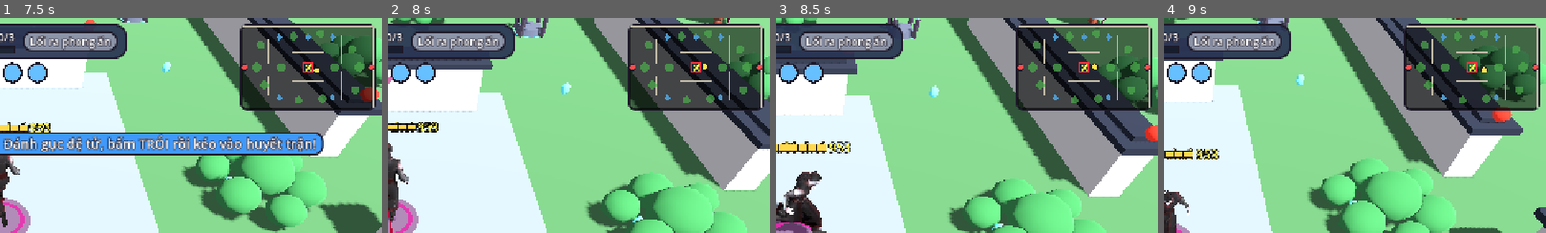
Above: before the commit, frames 1-4 (left to right).
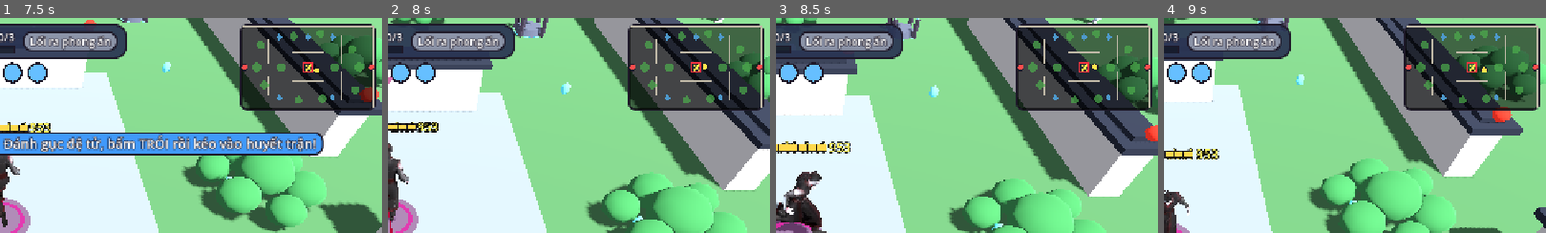
Above: after the commit, the same moments.

Repository: quanace11/gametienty
Game: Godot game, scene res://main.tscn
Two runs of this game, one before a commit and one after it. Both use one fixed random seed, a clock stepped at 60 frames per second and the inputs below.
Inputs (mouse positions are % of the whole screen's width and height, from its top left):
- Up to frame 1 (7.5 s): click "MA TU" at 0.5 s; drag from (90, 11) to (60, 28) at 1.27 s; drag from (30, 55) to (45, 70) at 2.02 s; move the mouse to (60, 28) at 2.77 s; hold D (move_right) 2.78-3.5 s; tap Tab (spectate_next) at 2.85 s; drag from (45, 70) to (20, 35) at 3.52 s; move the mouse to (80, 65) at 4.27 s; hold A (move_left) 4.28-5 s; tap R at 4.35 s; tap Space at 4.52 s; drag from (20, 35) to (35, 25) at 5.02 s; move the mouse to (55, 50) at 5.77 s; hold S (move_down) 5.78-6.5 s; tap G at 5.85 s; click (55, 50) at 5.92 s; drag from (35, 25) to (30, 55) at 6.52 s; move the mouse to (72, 45) at 7.27 s; hold W (move_up) from 7.28 s (still down); tap Shift (dash) at 7.35 s
- Up to frame 2 (8 s): keep holding W (move_up); tap Space at 7.52 s
- Up to frame 3 (8.5 s): release W (move_up) at 8 s; drag from (30, 55) to (45, 70) at 8.02 s
- Up to frame 4 (9 s): move the mouse to (60, 28) at 8.77 s; hold S (move_down) from 8.78 s (still down); tap Tab (spectate_next) at 8.85 s
The pictures show only the part of the screen within x 50-100%, y 0-50%; the shares and areas given below are measured in that part.

Frame 1 is identical in both runs. In frame 2, 0.2% of the frame differs, in the area x 77-90%, y 0-3%; in frame 3, 0.3%, in the area x 73-87%, y 0-5%; in frame 4, less than 0.1%.

Commit message:
Người trốn dùng kiếm tu của dự án, gục thì bò
Thay Mage của KayKit bằng kiếm tu gắn xương AccuRig, 3 mức đồ họa
(~6k / 20k / 60k tam giác). Động tác Mage chuyển sang khung xương của
kiếm tu, thêm động tác gục bò (Crawl) phát theo quãng đường bò được.
Bỏ 3 tệp đệ tử cũ không còn dùng.

Co-Authored-By: Claude Opus 5.5 (1M context) <noreply@anthropic.com>
Claude-Session: https://claude.ai/code/session_01C7tkyEiYdqTZQg2wAYwBLZ

Diff:
--- a/Player/player_character.gd
+++ b/Player/player_character.gd
@@ -11,9 +11,9 @@
 ## Nút thẻ đạo cụ (skill_1..4) do Core + Items xử lý, file này chỉ lo bị hất
 ## tung (server_launch) khi giẫm đệm lò xo.
 ## Mọi quyết định đúng/sai nằm ở GameState; file này chỉ chọn điểm ngắm và vị trí.
-## Hình: thợ săn là ma tu của dự án, người trốn là Mage của bộ KayKit Adventurers
-## (CC0). Cả hai dùng động tác KayKit (ma tu dùng bản đã chuyển sang khung xương
-## của nó), đặt thẳng lên khung xương (_pose_bones). Thợ săn có ma khí tím
+## Hình: thợ săn là ma tu, người trốn là kiếm tu (đệ tử) của dự án. Cả hai dùng
+## động tác KayKit (CC0) đã chuyển sang khung xương của mình, đặt thẳng lên khung
+## xương (_pose_bones); người trốn gục thì bò. Thợ săn có ma khí tím
 ## đỏ dưới chân để nhận ra từ xa.
 ## Tư thế chọn trên mọi máy theo trạng thái + tốc độ, không gửi qua mạng.
 ## Hình (model, tên, vòng đỏ) nằm trong một node riêng, mỗi frame vẽ được nội
@@ -40,18 +40,18 @@
 # Thợ săn: ma tu của dự án (gắn xương AccuRig), mỗi mức đồ họa một tệp
 # (ProjectSettings "game/graphics_quality": 0 Thấp ~6k tam giác, 1 Vừa ~20k, 2 Cao ~60k).
 # Động tác KayKit đã chuyển sẵn sang khung xương của nó, 18 xương chính mang tên
-# KayKit (Player/tools/retarget/). Người trốn: Mage của KayKit Adventurers 1.0
-# (Kay Lousberg, CC0, ~6k tam giác, khung xương và 76 động tác). Gốc ở chân, nhìn về +Z.
+# KayKit (Player/tools/retarget/). Người trốn: kiếm tu (đệ tử) của dự án, làm y như vậy,
+# động tác lấy từ Mage của KayKit cộng thêm gục bò. Gốc ở chân, nhìn về +Z.
 const MODELS := {
 	true: ["res://Player/models/ma_tu/ma_tu_thap.glb", "res://Player/models/ma_tu/ma_tu_vua.glb", "res://Player/models/ma_tu/ma_tu_cao.glb"],
-	false: ["res://Player/models/kaykit/Mage.glb"],
+	false: ["res://Player/models/de_tu/de_tu_thap.glb", "res://Player/models/de_tu/de_tu_vua.glb", "res://Player/models/de_tu/de_tu_cao.glb"],
 }
 const QUALITY_SETTING := "game/graphics_quality"
-const MODEL_HEIGHT := {true: 1.85, false: 2.2} # đơn vị mô hình, từ chân tới đỉnh đầu (không tính mũ, búi tóc)
+const MODEL_HEIGHT := {true: 1.85, false: 1.85} # đơn vị mô hình, từ chân tới đỉnh đầu (không tính mũ, búi tóc)
 const WEAPONS := {true: "1H_Axe", false: ""} # vũ khí cầm tay giữ lại, các món khác trong tệp bỏ đi
 const HUNTER_TALL := 2.05 # mét
 const ESCAPEE_TALL := 1.9
-const LABEL_HEIGHT := 2.7 # mét, tên trên đầu (cao hơn mũ phù thủy)
+const LABEL_HEIGHT := 2.7 # mét, tên trên đầu
 const RUN_SPEED_MIN := 0.6 # m/s, chậm hơn thì đứng yên
 const POSE_SPEED := 10.0 # mô hình không xương: cả người đổi tư thế mượt theo tốc độ này
 # Tên động tác trong game -> tên động tác trong tệp. Chỉ Stand và Run bắt buộc; tệp
@@ -61,12 +61,12 @@
 	"Stand": "Idle", "Walk": "Walking_A", "Run": "Running_A",
 	"Attack": "Spellcast_Shoot", "Grab": "1H_Melee_Attack_Chop", "Drag": "Drag",
 	"Throw": "Throw", "Hit": "Hit_A",
-	"Lie": "Lie_Idle", "Sit": "Sit_Floor_Idle", "Jump": "Jump_Idle", "PickUp": "PickUp",
+	"Lie": "Lie_Idle", "Crawl": "Crawl", "Sit": "Sit_Floor_Idle", "Jump": "Jump_Idle", "PickUp": "PickUp",
 }
 # Tốc độ đi / chạy của động tác gốc (đơn vị mô hình mỗi giây, đo theo bàn chân chạm
 # đất) và lúc chân trái ra trước nhất (phần chu kỳ), để đi và chạy cùng pha.
-# Ma tu cao hơn KayKit nên động tác đã chuyển bước dài hơn theo tỉ lệ chiều cao hông (x2,65).
-const CLIP_SPEED := {true: {"Walk": 1.67, "Run": 5.82}, false: {"Walk": 0.63, "Run": 2.2}}
+# Ma tu, đệ tử cao hơn KayKit nên động tác đã chuyển bước dài hơn theo tỉ lệ chiều cao hông (x2,65).
+const CLIP_SPEED := {true: {"Walk": 1.67, "Run": 5.82}, false: {"Walk": 1.67, "Run": 5.82}}
 const CLIP_PHASE := {"Walk": 0.84, "Run": 0.0}
 const MAX_RATE := 1.8 # phát nhanh nhất chừng này lần tốc độ gốc; nhanh hơn thì chân trượt chút
 const BONES: Array[String] = ["hips", "spine", "chest", "head",
@@ -77,6 +77,7 @@
 	THIGH_R, SHIN_R, FOOT_R, TOES_R }
 const WALK_TO_RUN := Vector2(2.0, 3.4) # m/s: chậm hơn x thì đi bộ hẳn, nhanh hơn y thì chạy hẳn
 const FADE_TIME := 0.2 # giây trộn khi đổi động tác nền (đứng dậy, ngã, nhảy...)
+const CRAWL_STRIDE := 0.35 # mét bò được mỗi chu kỳ động tác Crawl (đứng yên thì dừng động tác)
 const PICKUP_HOLD := 0.5 # giây trong động tác cúi nhặt lúc ngồi thấp nhất (giữ khi cạy rương)
 const ONESHOT_RATE := {"Attack": 1.6, "Grab": 1.6, "Throw": 2.0, "Hit": 1.3}
 const DRAG_FADE := 6.0 # tay phải đưa ra sau / thu về khi bắt đầu / thôi kéo người (lần mỗi giây) # phát nhanh hơn gốc cho đòn gọn
@@ -105,10 +106,11 @@
 var _dragging := false # thợ săn đang kéo người (đọc từ luật, mọi máy)
 var _drag_w := 0.0 # độ chồng tư thế kéo lên tay phải (0..1)
 var _move_phase := 0.0 # pha bước đi / chạy (0..1), cộng dồn theo quãng đường
+var _crawl_phase := 0.0 # pha bò lúc gục (0..1), cộng dồn theo quãng đường
 var _safes: Array[Node] = [] # rương trên bản đồ (lấy một lần)
 var _chest: Node3D # rương đang cạy (đứng yên trong vùng rương chưa mở xong), null = không
 var _chest_check_left := 0.0
-var _anim_name := "" # động tác nền: Move (đứng / đi / chạy), Lie, Sit, Jump, PickUp
+var _anim_name := "" # động tác nền: Move (đứng / đi / chạy), Lie, Crawl, Sit, Jump, PickUp
 var _oneshot_name := "" # tư thế một lần đang phát (Attack, Throw, Hit), "" = không
 var _oneshot_time := 0.0
 var _oneshot_length := 0.0
@@ -337,7 +339,9 @@
 			_oneshot_name = ""
 	var base := "Move"
 	match state:
-		GameTypes.PlayerState.DOWNED, GameTypes.PlayerState.CARRIED:
+		GameTypes.PlayerState.DOWNED:
+			base = "Crawl" if _clips.has("Crawl") else "Lie"
+		GameTypes.PlayerState.CARRIED:
 			base = "Lie"
 		GameTypes.PlayerState.IMPRISONED:
 			base = "Sit"
@@ -377,7 +381,7 @@
 	var pitch := 0.0
 	var squash := 1.0
 	match _anim_name:
-		"Lie":
+		"Lie", "Crawl":
 			pitch = PI / 2.0
 		"Sit":
 			squash = 0.62
@@ -399,6 +403,10 @@
 	match _anim_name:
 		"Move":
 			_pose_move(delta)
+		"Crawl": # gục bò: tay chân chỉ chuyển khi đang bò đi
+			var crawl := _clips["Crawl"] as Animation
+			_crawl_phase = fmod(_crawl_phase + delta * _speed / CRAWL_STRIDE, 1.0)
+			_hips_out = _sample("Crawl", _crawl_phase * crawl.length, _pose_out)
 		"PickUp": # ngồi xổm cạy rương: dừng ở lúc cúi thấp nhất
 			_hips_out = _sample("PickUp", minf(t, PICKUP_HOLD), _pose_out)
 		_:
--- a/Player/tools/retarget/bake_retarget.gd
+++ b/Player/tools/retarget/bake_retarget.gd
@@ -15,8 +15,15 @@
 	"upperleg.l": "lowerleg.l", "lowerleg.l": "foot.l", "foot.l": "toes.l",
 	"upperleg.r": "lowerleg.r", "lowerleg.r": "foot.r", "foot.r": "toes.r",
 }
-# Chỉ giữ động tác thợ săn dùng (quan chốt 20/10): chạy, chém (túm người), phóng phi kiếm.
-const CLIPS := ["Running_A", "1H_Melee_Attack_Chop", "Spellcast_Shoot"]
+# Động tác lấy từ KayKit cho từng vai (quan chốt 20/10). Ma tu: chạy, chém (túm người),
+# phóng phi kiếm, thêm kéo người (Drag). Đệ tử: đi, chạy, ném thẻ, trúng đòn, bị kéo
+# (nằm), ngồi tù, bay, cúi cạy rương, thêm gục bò (Crawl).
+const CLIPS := {
+	"ma_tu": ["Running_A", "1H_Melee_Attack_Chop", "Spellcast_Shoot"],
+	"de_tu": ["Walking_A", "Running_A", "Throw", "Hit_A", "Lie_Idle", "Sit_Floor_Idle", "Jump_Idle", "PickUp"],
+}
+const CRAWL_LENGTH := 1.2 # giây mỗi chu kỳ bò (hai tay một lượt)
+const CRAWL_HIPS := Vector3(0.0, 0.24, -0.45) # vị trí hông lúc nằm sấp (mét, mô hình cao ~1,9)
 # Tư thế kéo người (Drag): tay phải duỗi ra sau, chếch xuống, hướng trong không gian mô hình
 # (+X bên trái, +Z phía trước). Game chồng lên tay phải khi đang kéo.
 const DRAG_DIRS := {"upperarm.r": Vector3(-0.25, -0.8, -0.55), "lowerarm.r": Vector3(-0.1, -0.65, -0.75)}
@@ -116,8 +123,45 @@
 	return made[0]
 
 
+## Gục bò: nằm sấp, hai tay thay nhau với về trước, chân bên kia co lên đẩy.
+func _crawl(tg: Array[Transform3D]) -> Animation:
+	var made := _new_anim(CRAWL_LENGTH, true)
+	var body := Basis(Vector3.RIGHT, deg_to_rad(80.0)) # thân đổ sấp về trước, mặt úp xuống
+	var t := 0.0
+	while t <= CRAWL_LENGTH + 0.0001:
+		var w_l := 0.5 + 0.5 * cos(TAU * t / CRAWL_LENGTH) # 1 = tay trái với ra trước nhất
+		var world := {}
+		for k: String in MAP:
+			world[k] = body * tg[T.find_bone(MAP[k])].basis.orthonormalized()
+		world["head"] = Basis(Vector3.RIGHT, deg_to_rad(35.0)) * tg[T.find_bone("head")].basis.orthonormalized() # ngẩng nhìn trước
+		for side: String in ["l", "r"]:
+			var sx := 1.0 if side == "l" else -1.0 # +X là bên trái
+			var arm := w_l if side == "l" else 1.0 - w_l
+			var leg := 1.0 - arm # chân bên kia co lên
+			var dirs := {
+				"upperarm." + side: Vector3(sx * 0.35, -0.9, 0.15).lerp(Vector3(sx * 0.3, -0.45, 0.85), arm),
+				"lowerarm." + side: Vector3(sx * 0.05, -0.95, 0.3).lerp(Vector3(sx * 0.1, -0.7, 0.7), arm),
+				"upperleg." + side: Vector3(sx * 0.15, -0.3, -0.95).lerp(Vector3(sx * 0.6, -0.35, -0.5), leg),
+				"lowerleg." + side: Vector3(sx * 0.1, -0.2, -0.97).lerp(Vector3(sx * 0.15, -0.3, -0.94), leg),
+				"foot." + side: Vector3(0.0, -0.75, -0.65),
+			}
+			var swing := Basis.IDENTITY
+			for k: String in ["upperarm." + side, "lowerarm." + side, "hand." + side, "upperleg." + side, "lowerleg." + side, "foot." + side, "toes." + side]:
+				var tb := T.find_bone(MAP[k])
+				if dirs.has(k):
+					var child := T.find_bone(MAP[DIR_CHILD[k]])
+					var d := (tg[child].origin - tg[tb].origin).normalized()
+					swing = Basis(Quaternion(d, (dirs[k] as Vector3).normalized()))
+				world[k] = swing * tg[tb].basis.orthonormalized() # bàn tay / ngón chân theo xương trước
+		var hips := CRAWL_HIPS + Vector3(0.0, 0.02 * sin(TAU * 2.0 * t / CRAWL_LENGTH), 0.0)
+		_write_frame(made[0], made[1], minf(t, CRAWL_LENGTH), world, hips)
+		t += 1.0 / FPS
+	return made[0]
+
+
 func _init() -> void:
-	var args := OS.get_cmdline_user_args() # nguồn KayKit, mô hình AccuRig, tệp ra
+	var args := OS.get_cmdline_user_args() # nguồn KayKit, mô hình AccuRig, tệp ra, vai (ma_tu / de_tu)
+	var role: String = args[3] if args.size() > 3 else "ma_tu"
 	var src: Node3D = (load(args[0]) as PackedScene).instantiate()
 	var dst: Node3D = (load(args[1]) as PackedScene).instantiate()
 	S = src.find_children("*", "Skeleton3D", true, false)[0]
@@ -153,7 +197,7 @@
 	print("tỉ lệ hông ", k_scale)
 
 	var lib := AnimationLibrary.new()
-	for clip in CLIPS:
+	for clip: String in CLIPS[role]:
 		var src_anim := src_player.get_animation(clip)
 		var made := _new_anim(src_anim.length, src_anim.loop_mode != Animation.LOOP_NONE)
 		var anim: Animation = made[0]
@@ -186,7 +230,10 @@
 		_write_frame(made[0], made[1], minf(t, relax.length), world, g[T.find_bone("pelvis")].origin)
 		t += 1.0 / FPS
 	lib.add_animation("Idle", made[0])
-	lib.add_animation("Drag", _drag_pose(tg))
+	if role == "ma_tu":
+		lib.add_animation("Drag", _drag_pose(tg))
+	else:
+		lib.add_animation("Crawl", _crawl(tg))
 
 	# Cảnh xuất: khung xương (đổi tên 18 xương chính) + lưới + động tác.
 	for k: String in MAP:
Binary file added: Player/models/de_tu/de_tu_cao.glb
Binary file added: Player/models/de_tu/de_tu_thap.glb
Binary file added: Player/models/de_tu/de_tu_vua.glb
Binary file removed: Player/models/de_tu_cao.glb
Binary file removed: Player/models/de_tu_thap.glb
Binary file removed: Player/models/de_tu_vua.glb
Not shown, changed: Player/README.md
Not shown, changed: Player/tools/retarget/README.md
Not shown, added: Player/tools/retarget/decimate_blender.py
Not shown, changed: Player/tools/retarget/slim.mjs
Not shown, added: Player/tools/retarget/swap_mesh.mjs
Not shown, changed: README.md
